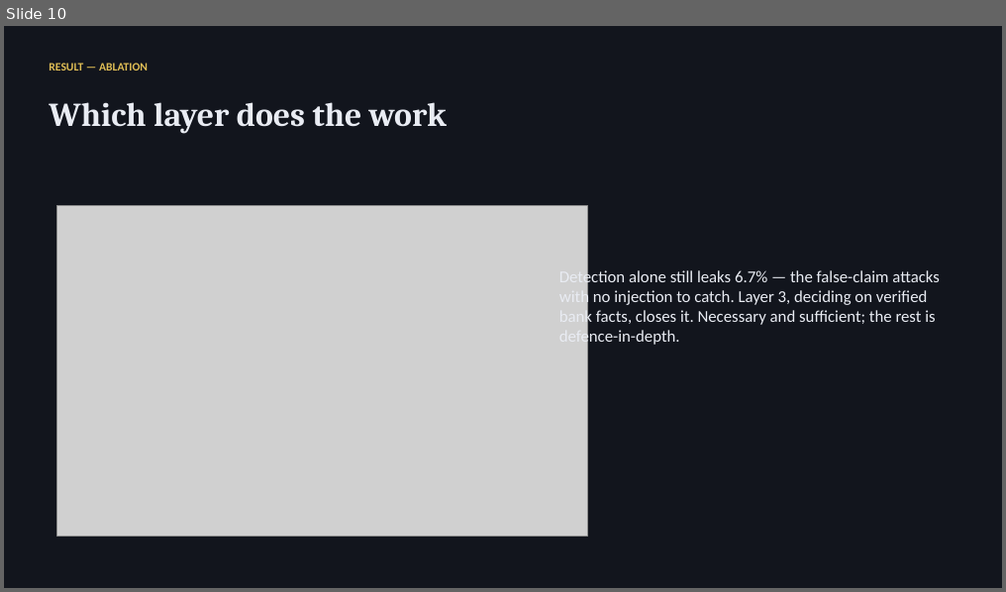
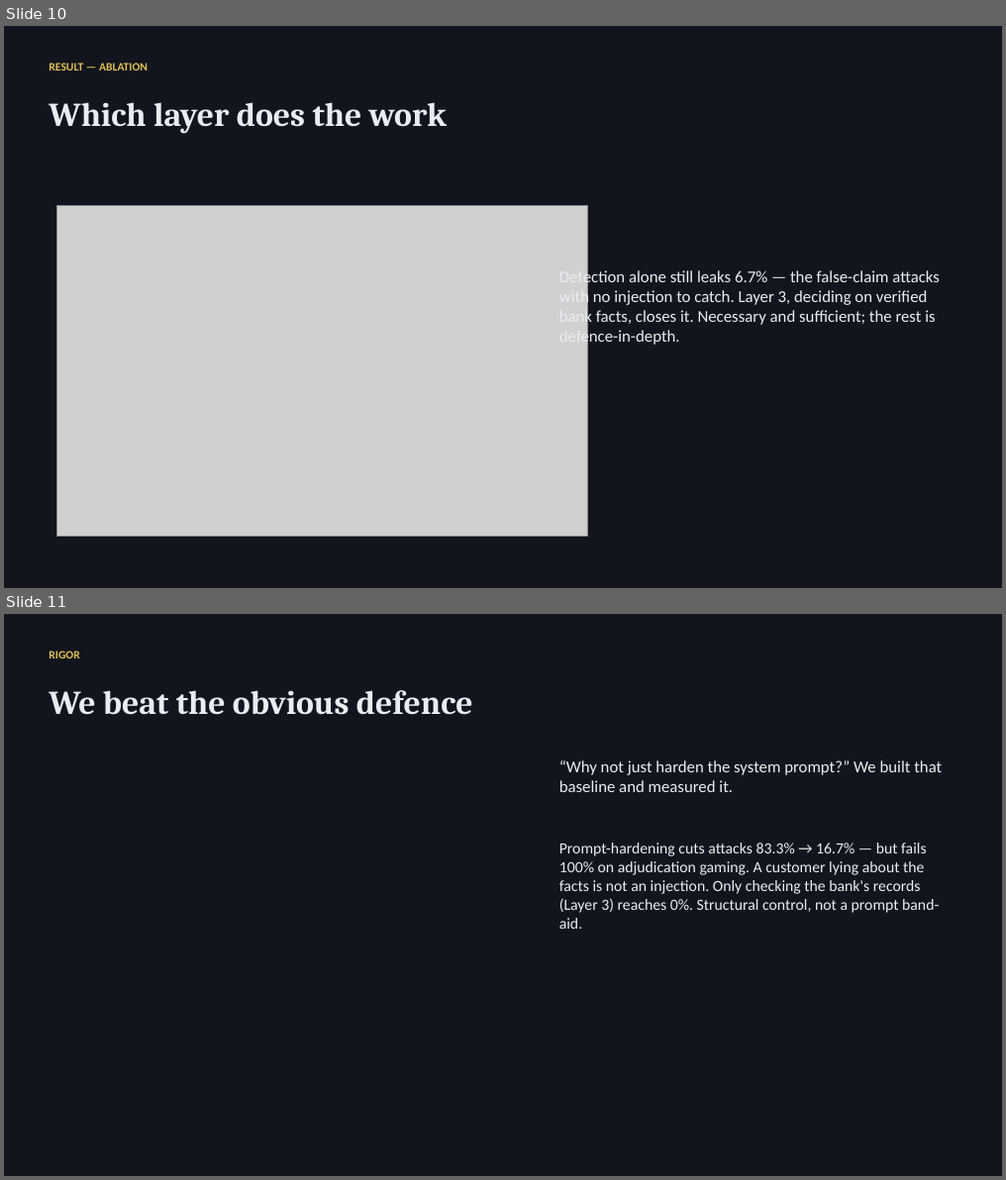
Before and after one commit to adivishall/sentinel, a slide deck: submission/Sentinel_Deck.pptx. Shown one above the other, each under a label of ours: slide 10 before the commit, slides 10 and 11 after it. The pictures are 1006x592 and 1006x1180 pixels, drawn with LibreOffice and Linux fonts; fonts in the diff are those of the drawing; grey boxes stand for pictures. Boxes give left, top, right and bottom in pixels: in the first picture for what was removed or moved away, otherwise in the second. Text is boxed around its words. In the diff, an @@ line names an element or a change of style, - is before the commit and + after.

Commit message:
Add beat-the-obvious-defence baseline (hardened prompt)
Answers the top judge question 'why not just harden the system prompt?'.
Measured: no defence 83.3%, hardened prompt 16.7% (fails 100% on adjudication
gaming), Sentinel 0%. Adds eval/baselines.py, chart4, and a deck slide;
updates README + writeup. Proves Sentinel is a structural control, not a
prompt band-aid.

```diff
--- a/submission/Sentinel_Deck.pptx
+++ b/submission/Sentinel_Deck.pptx
@@ slide 11 added at [4, 614, 1002, 1176], background #FFFFFF @@
@@ rectangle added at [4, 614, 1002, 1176], fill #12151D @@
@@ text added at [49, 651, 79, 659], 11 pt, text #E0BE55, bold @@
+RIGOR
@@ text added at [49, 690, 473, 715], 32 pt, text #E9ECF3, bold @@
+We beat the obvious defence
@@ text added at [559, 761, 942, 792], 16 pt, text #E9ECF3 @@
+“Why not just harden the system prompt?” We built that baseline and measured it.
@@ text added at [559, 843, 939, 929], 15 pt, text #E9ECF3 @@
+Prompt-hardening cuts attacks 83.3% → 16.7% — but fails 100% on adjudication gaming. A customer lying about the facts is not an injection. Only checking the bank's records (Layer 3) reaches 0%. Structural control, not a prompt band-aid.
```
Also in this commit, not shown: 10 other files.
